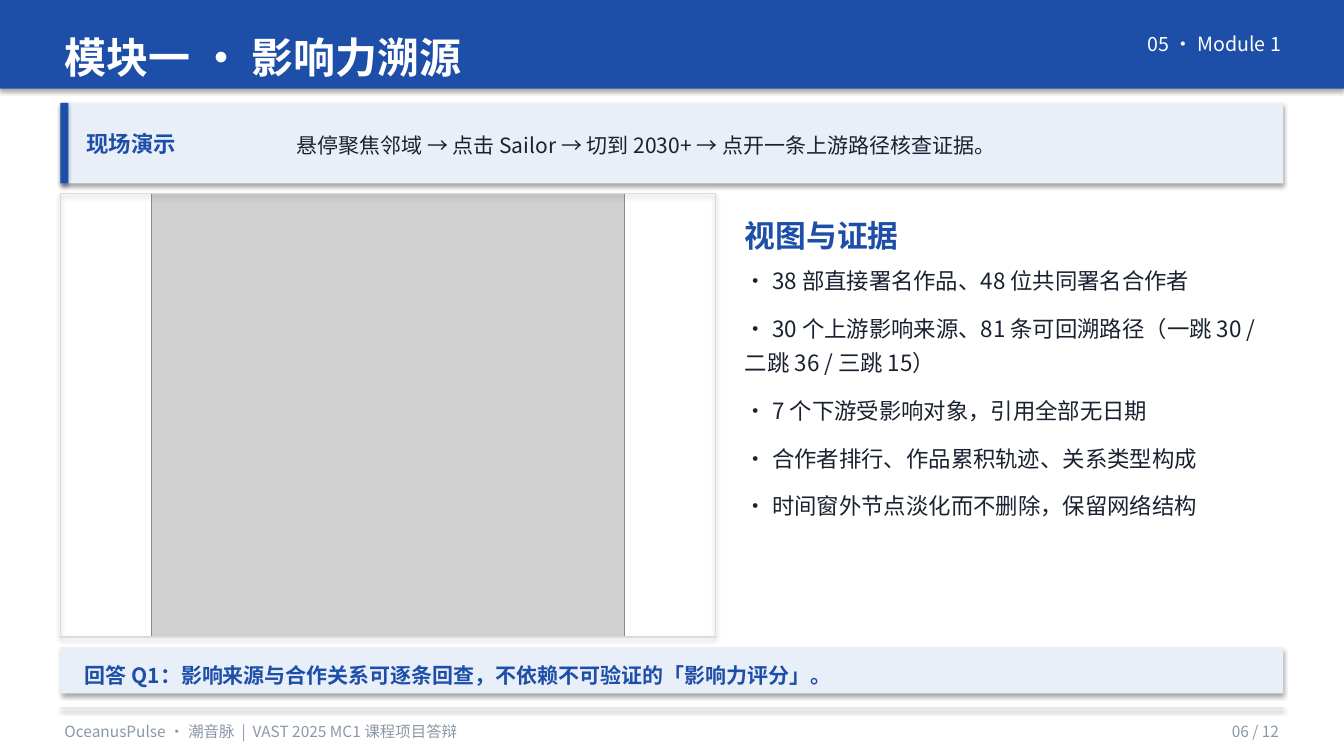
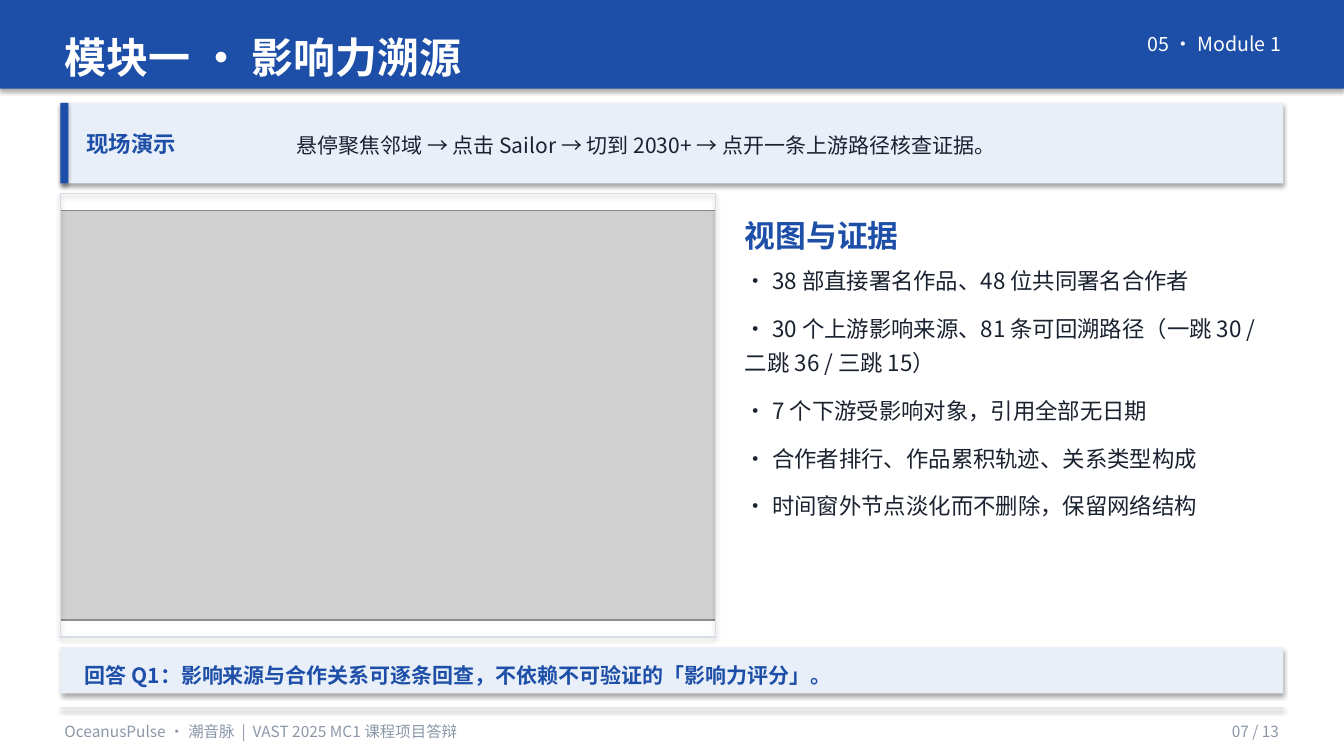
Before and after one commit to LJL-11/vast2025-mc1-oceanuspulse, a slide deck: slide 7 of report/项目汇报.pptx (slide 6 before the commit). Drawn at 1344x756 pixels with LibreOffice and Linux fonts; fonts in the diff are those of the drawing; grey boxes stand for pictures. Boxes give left, top, right and bottom in pixels: in the first picture for what was removed or moved away, otherwise in the second. Text is boxed around its words. In the diff, an @@ line names an element or a change of style, - is before the commit and + after.

```diff
--- a/report/项目汇报.pptx
+++ b/report/项目汇报.pptx
@@ picture: place and size @@
-picture at bbox=[151, 194, 624, 637]
+picture at bbox=[60, 211, 716, 620]
@@ text at bbox=[1232, 725, 1279, 737]: text changed @@
-06 / 12
+07 / 13
```
Also in this commit, not shown: 10 other slides changed, 1 slide added, 29 other files.
